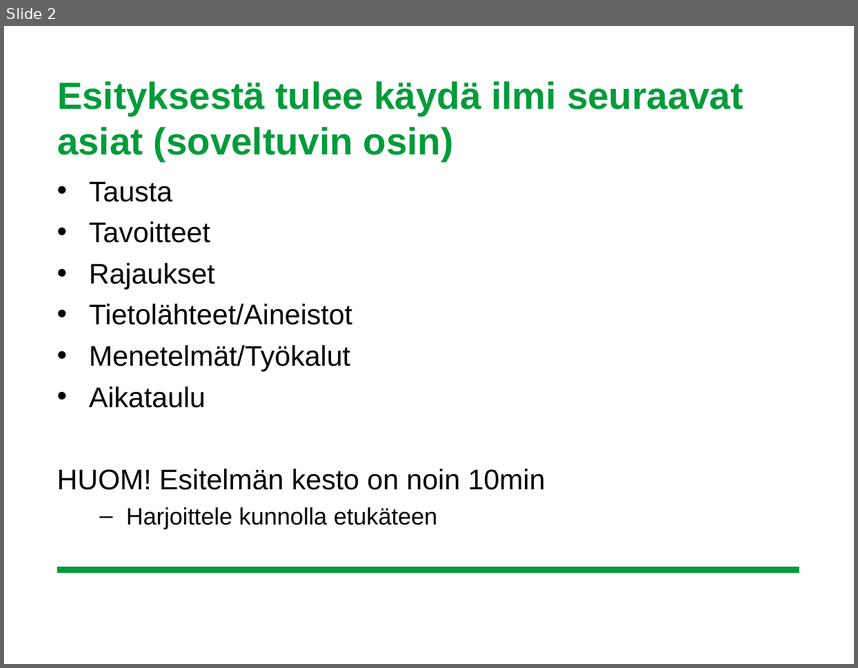
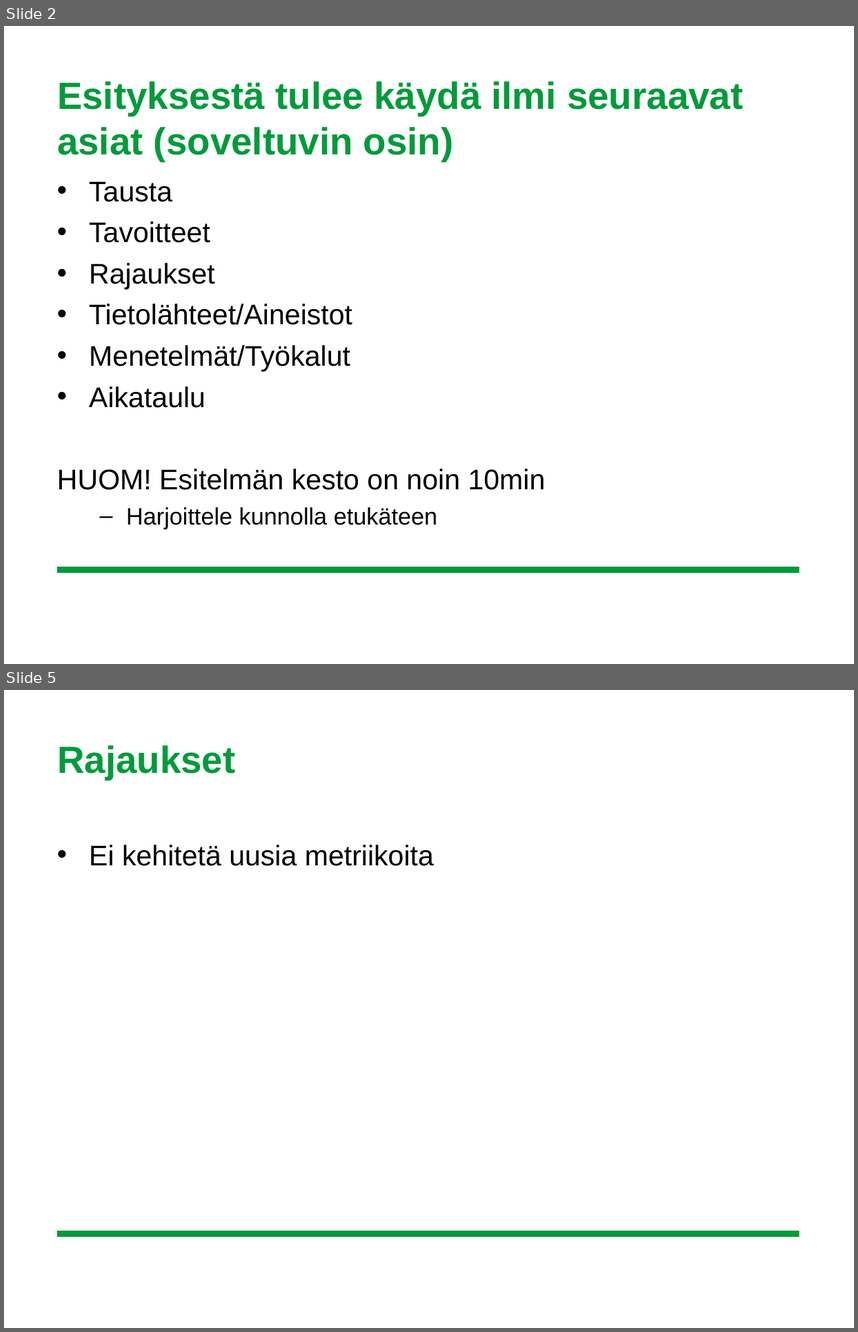
Before and after one commit to leevirontySF/BSC_thesis, a slide deck: aihepresis.ppt. Shown one above the other, each under a label of ours: slide 2 before the commit, slides 2 and 5 after it; the slides between them are not shown. The pictures are 858x668 and 858x1332 pixels, drawn with LibreOffice and Linux fonts; fonts in the diff are those of the drawing; background and template pictures are left out. Boxes give left, top, right and bottom in pixels: in the first picture for what was removed or moved away, otherwise in the second. Text is boxed around its words. In the diff, an @@ line names an element or a change of style, - is before the commit and + after.

```diff
--- a/aihepresis.ppt
+++ b/aihepresis.ppt
@@ slide 5 added at [4, 690, 854, 1328], background #FFFFFF; not listed: 1 template element that a slide beside it also shows @@
@@ title added at [57, 745, 236, 780], 32 pt, text #009B3A, bold @@
+Rajaukset
@@ text added at [89, 845, 434, 866], 24 pt, text #000000 @@
+• Ei kehitetä uusia metriikoita
```
Also in this commit, not shown: 5 slides changed, 1 other slide added, 2 slides removed, 6 other files.
